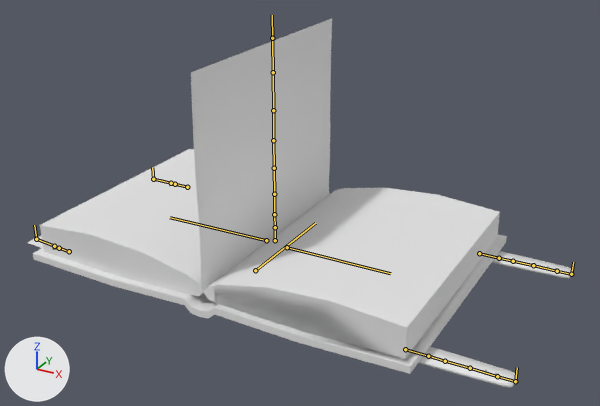
An edit to the Blender file Blender Projects/Weapon_Grimoire_v02.blend, drawn before and after from the same camera.
Before and after are seen from a 50 mm camera at (3.11, -5.23, 3.02) aimed at (0.28, -0.09, 0.45). The axes (+X, +Y, +Z) are drawn at lower left. The lights are the same throughout. The first picture is the older version. The bones that bend it are drawn over the model as lines.

In view in the first picture: 'le book collection'.
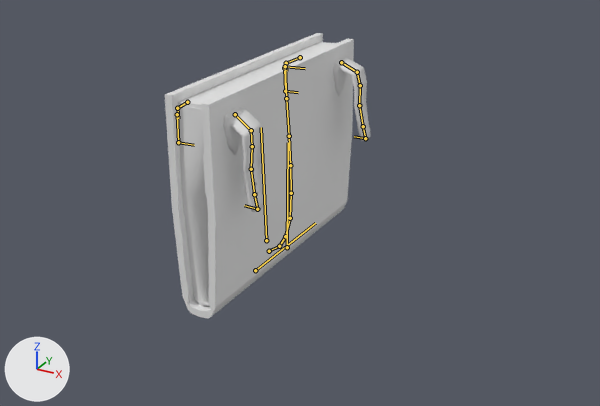
The newer file adds an action. The first version stands in its rest pose; the second is drawn at frame 0 of the action 'book openning'.

Changed parts and their boxes (x1, y1, x2, y2) in the pictures (600 x 406 px):
'le book collection', posed (62% narrower, 23% shorter): before (28, 18, 573, 388); after (165, 33, 371, 318)
bone 'cover_L', root to tip: before (266, 240) to (170, 217); after (266, 240) to (261, 127)
bone 'STRAP_BL_IK', root to tip: before (36, 239) to (34, 225); after (178, 142) to (194, 145)
bone 'STRAP_TL_IK', root to tip: before (153, 179) to (152, 167); after (285, 91) to (298, 92)
bone 'PAGE IK', root to tip: before (272, 38) to (272, 15); after (285, 66) to (305, 68)
bone 'cover_R', root to tip: before (287, 247) to (390, 273); after (287, 247) to (288, 142)
bone 'STRAP_BR_IK', root to tip: before (515, 381) to (517, 367); after (257, 209) to (244, 205)
bone 'STRAP_TR_IK', root to tip: before (571, 274) to (573, 262); after (365, 138) to (354, 136)

The change in detail:
Bone 'cover_L' (bone_cover_l) turns from (0, 0, 0) to (89, -1, -1) degrees about its own x, y and z.
Bone 'STRAP_BL_IK' (bone_strap_bl_ik) moves from (0.0, 0.0, 0.0) to (0.671, -0.134, 0.0).
Bone 'STRAP_TL_IK' (bone_strap_tl_ik) moves from (0.0, 0.0, 0.0) to (0.709, -0.156, 0.0).
Bone 'PAGE IK' (bone_page_ik) moves from (0.0, 0.0, 0.0) to (-1.568, -1.464, -0.002).
Bone 'cover_R' (bone_cover_r) turns from (0, 0, 0) to (89, 0, 0) degrees about its own x, y and z.
Bone 'STRAP_BR_IK' (bone_strap_br_ik) moves from (0.0, 0.0, 0.0) to (-1.38, -0.176, 0.0).
Bone 'STRAP_TR_IK' (bone_strap_tr_ik) moves from (0.0, 0.0, 0.0) to (-1.346, -0.254, 0.0).
